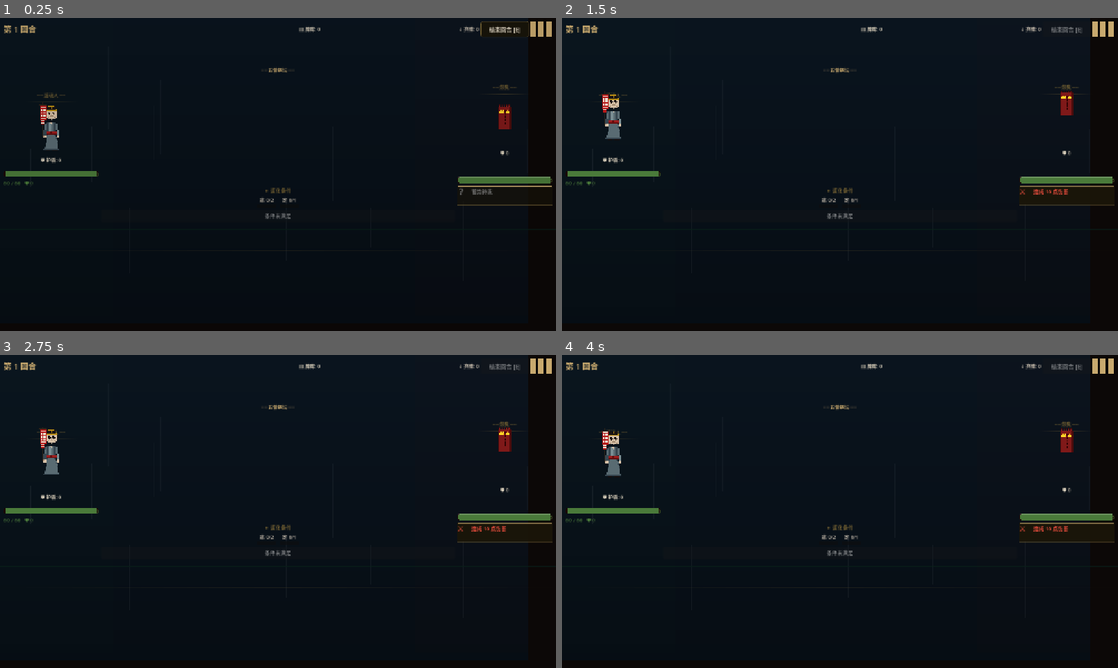
Above: before the commit, frames 1-4 (two rows, left to right).
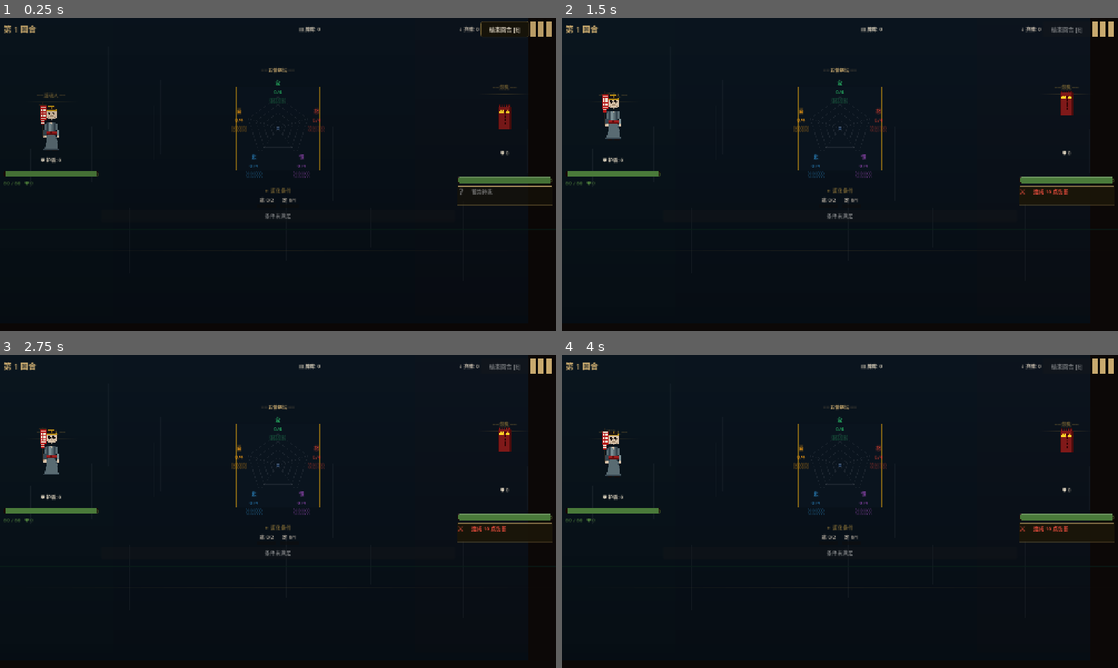
Above: after the commit, the same moments.

Repository: qianhua76123-pixel/soul-ferry
Game: Godot game, scene res://scenes/BattleScene.tscn
Two runs of this game, one before a commit and one after it. Both use one fixed random seed, a clock stepped at 60 frames per second and the inputs below. This scene is started directly instead of the project's main scene.
Inputs (mouse positions are in pixels of both pictures, inside the frame that each line leads up to):
- Up to frame 1 (0.25 s): no input
- Up to frame 2 (1.5 s): click "结束回合 [E]" at 0.5 s; tap Enter at 1.25 s; move the mouse to (962, 158) at 1.27 s; click (962, 158) at 1.42 s
- Up to frame 3 (2.75 s): tap Space at 2 s; move the mouse to (166, 527) at 2.02 s; click (166, 527) at 2.17 s
- Up to frame 4 (4 s): move the mouse to (895, 442) at 2.77 s; click (895, 442) at 2.92 s; move the mouse to (812, 574) at 3.52 s; click (812, 574) at 3.67 s

The runs differ from the first frame. In frame 1, 0.4% of the frame differs, in the area x 41-59%, y 19-52%; in frame 2, 0.4%; in frame 3, 0.4%; in frame 4, 0.4%.
Error before the commit: Parse Error: Cannot assign a value of type Array to variable "pts" with specified type float. (res://scripts/ui/EmotionRadar.gd:91)
Error after the commit: Trying to assign value of type 'String' to a variable of type 'int'. (res://scripts/battle/BattleScene.gd:141)

Commit message:
fix: EmotionRadar.gd — pts 类型 Array（不是 float）

Diff:
--- a/scripts/ui/EmotionRadar.gd
+++ b/scripts/ui/EmotionRadar.gd
@@ -88,7 +88,7 @@
 	draw_rect(bg_rect, BORDER_COLOR, false, 1.5)
 	# 同心五边形网格（4层）
 	for level in range(1, 5):
-		var pts: float = _get_pentagon(center, RADIUS * float(level) / 4.0)
+		var pts: Array = _get_pentagon(center, RADIUS * float(level) / 4.0)
 		pts.append(pts[0])
 		draw_polyline(PackedVector2Array(pts), GRID_COLOR, 1.0)
 	# 轴线
